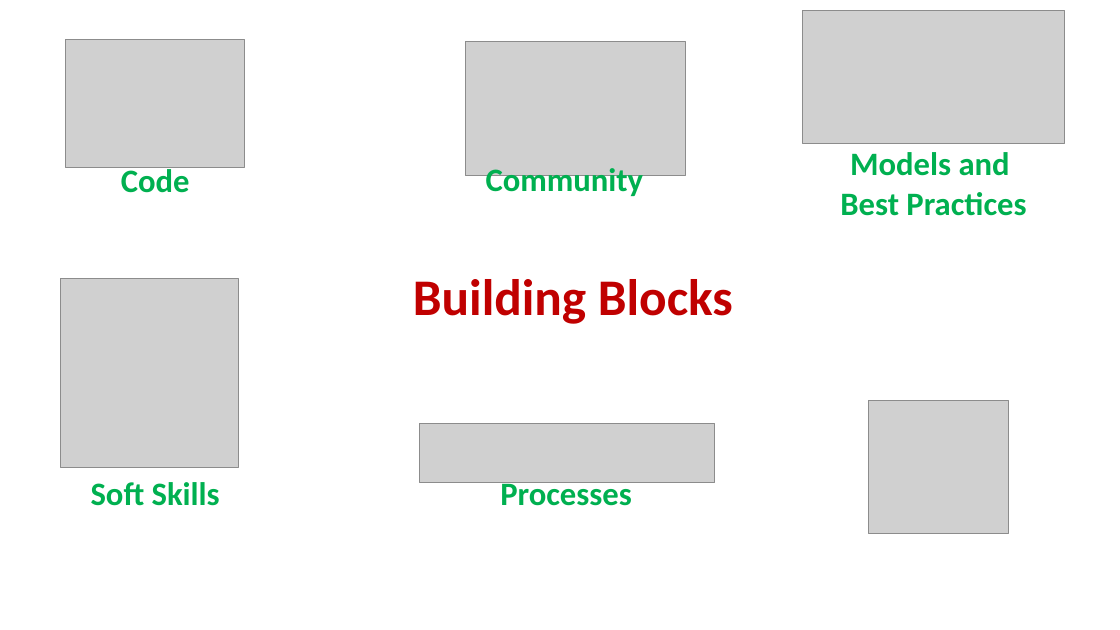
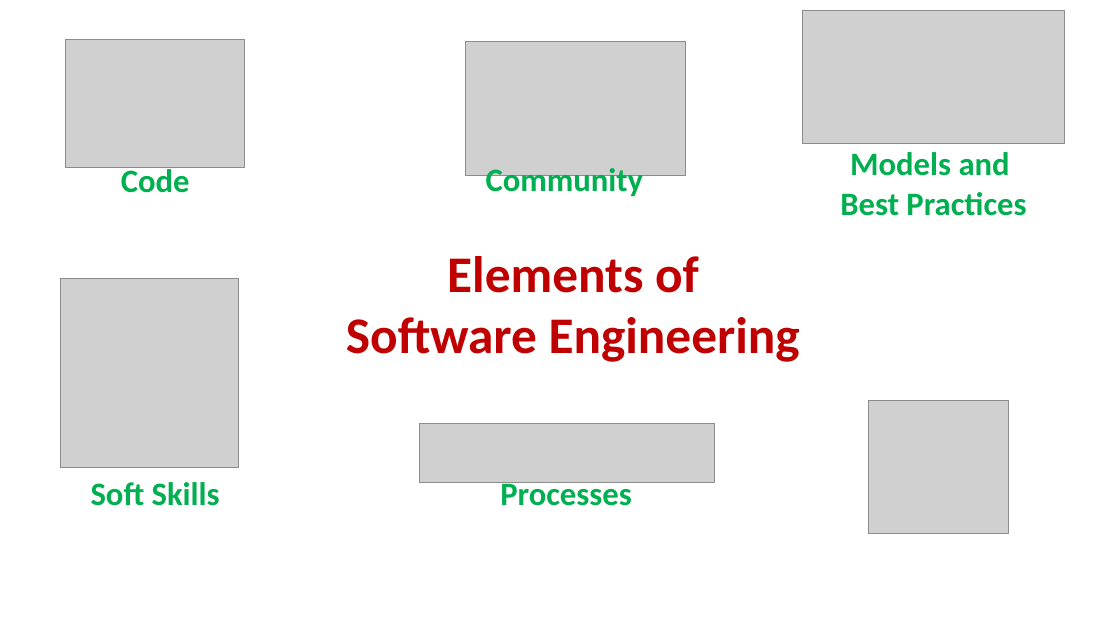
Before and after one commit to stevenschwenke/SoftwareEngineeringCourse, a slide deck: slide 4 of 02_softwareEngnieering10000ft/softwareEngineering10000ft_slides.pptx. Drawn at 1120x630 pixels with LibreOffice and Linux fonts; fonts in the diff are those of the drawing; grey boxes stand for pictures. Boxes give left, top, right and bottom in pixels: in the first picture for what was removed or moved away, otherwise in the second. Text is boxed around its words. In the diff, an @@ line names an element or a change of style, - is before the commit and + after.

```diff
--- a/02_softwareEngnieering10000ft/softwareEngineering10000ft_slides.pptx
+++ b/02_softwareEngnieering10000ft/softwareEngineering10000ft_slides.pptx
@@ text at [346,256,800,362]: text changed @@
-Building Blocks
+Elements of
+Software Engineering
```
Also in this commit, not shown: 4 other files.
